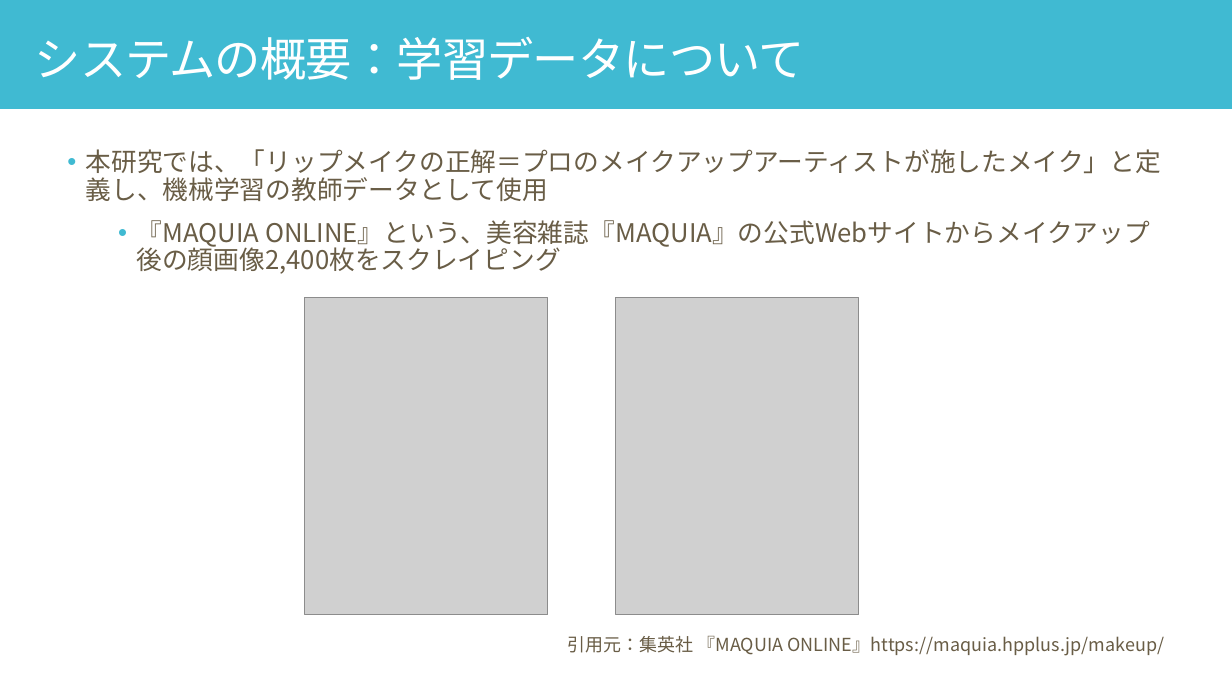
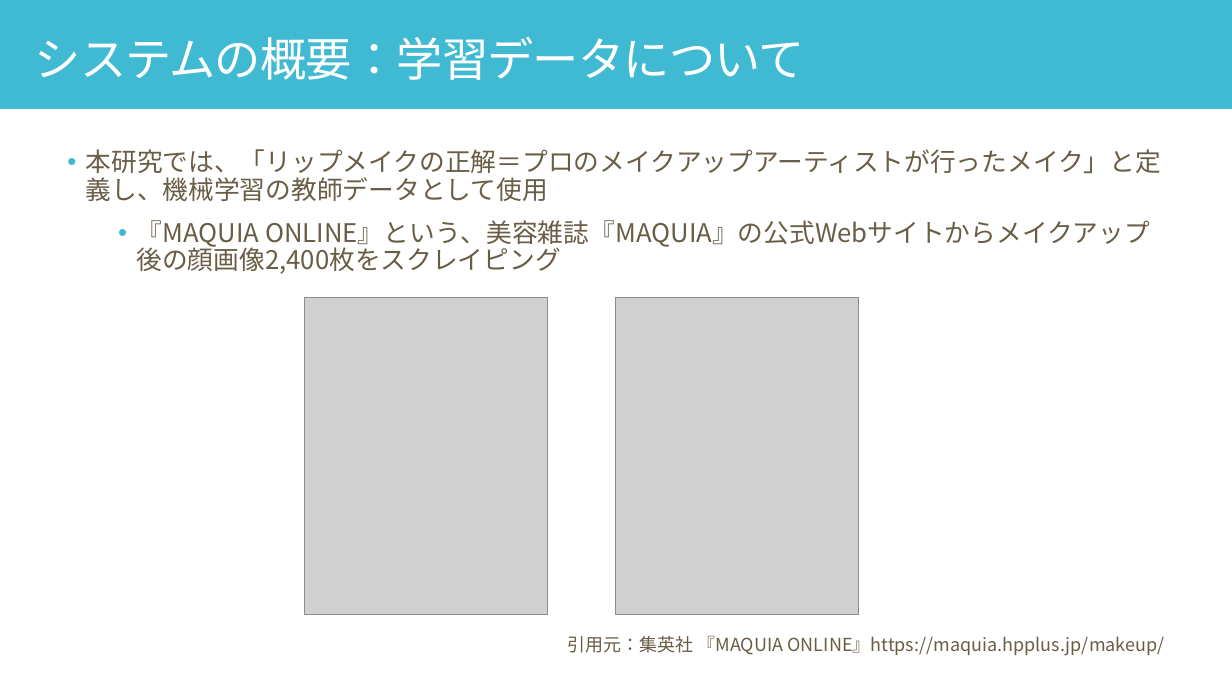
Before and after one commit to yuu5322/sci23, a slide deck: slide 9 of 口頭試問.pptx. Drawn at 1232x693 pixels with LibreOffice and Linux fonts; fonts in the diff are those of the drawing; grey boxes stand for pictures. Boxes give left, top, right and bottom in pixels: in the first picture for what was removed or moved away, otherwise in the second. Text is boxed around its words. In the diff, an @@ line names an element or a change of style, - is before the commit and + after.

```diff
--- a/口頭試問.pptx
+++ b/口頭試問.pptx
@@ text at <box>86,149,1161,201</box>: text changed @@
-• 本研究では、「リップメイクの正解＝プロのメイクアップアーティストが施したメイク」と定義し、機械学習の教師データとして使用
+• 本研究では、「リップメイクの正解＝プロのメイクアップアーティストが行ったメイク」と定義し、機械学習の教師データとして使用
```
Also in this commit, not shown: 4 other slides changed, 4 slides added, 7 slides removed.
